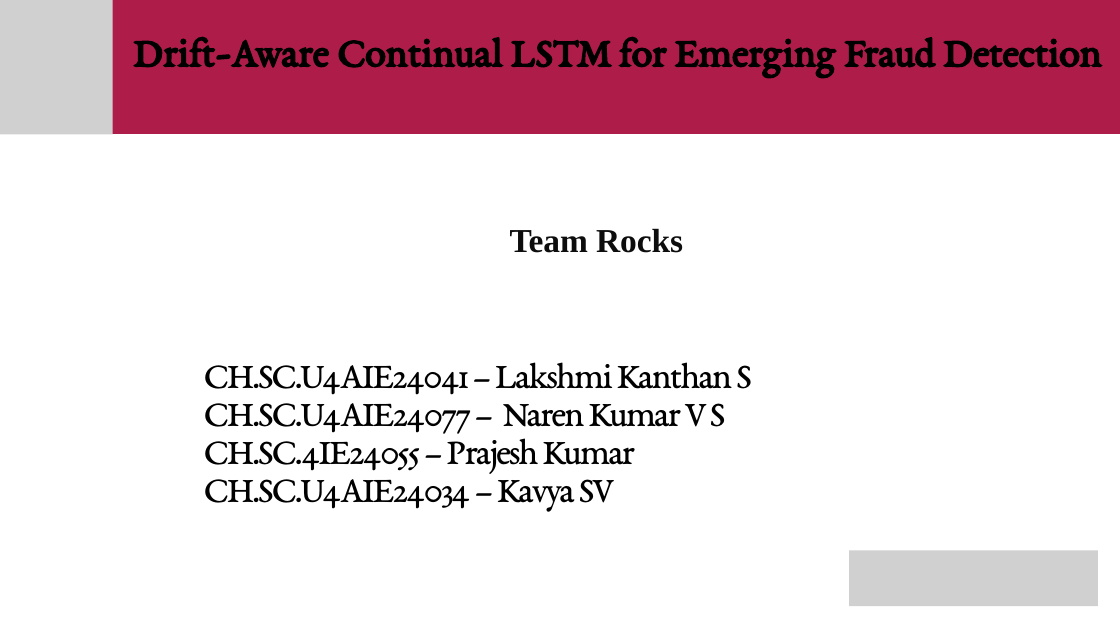
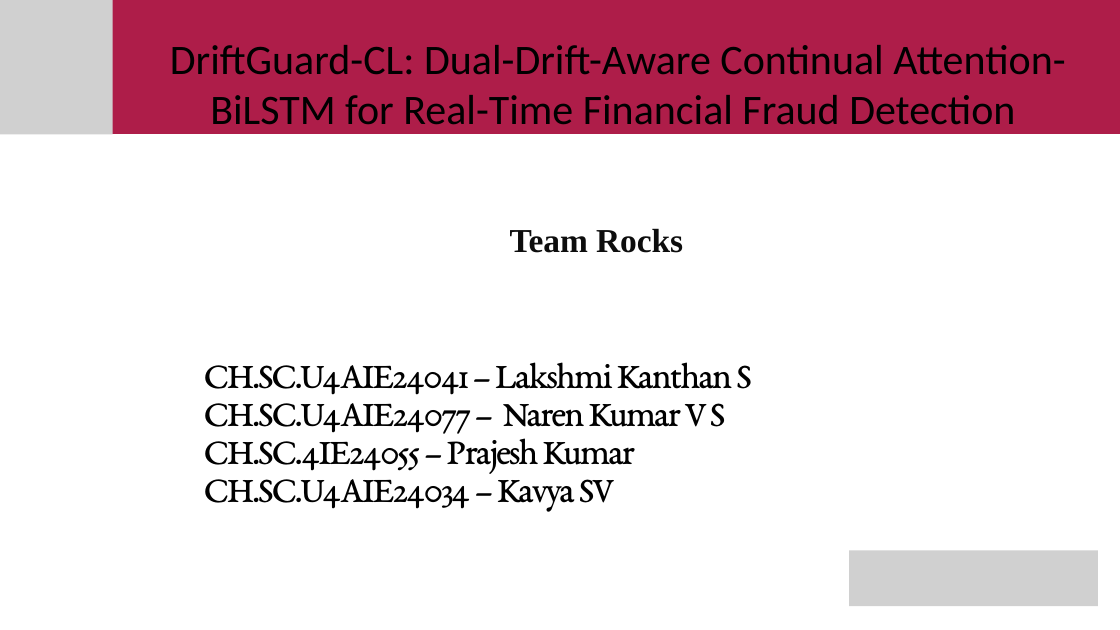
Before and after one commit to LakshmiKanthan07/Drift-Aware-Continual-LSTM-for-Emerging-Fraud-Detection, a slide deck: slide 1 of reports and ppts/ppt2.pptx. Drawn at 1120x630 pixels with LibreOffice and Linux fonts; fonts in the diff are those of the drawing; grey boxes stand for pictures. Boxes give left, top, right and bottom in pixels: in the first picture for what was removed or moved away, otherwise in the second. Text is boxed around its words. In the diff, an @@ line names an element or a change of style, - is before the commit and + after.

```diff
--- a/reports and ppts/ppt2.pptx
+++ b/reports and ppts/ppt2.pptx
@@ text at (170,45,1065,135): text changed; font EB Garamond to Calibri; bold off @@
-Drift-Aware Continual LSTM for Emerging Fraud Detection
+DriftGuard-CL: Dual-Drift-Aware Continual Attention-BiLSTM for Real-Time Financial Fraud Detection
```
Also in this commit, not shown: 18 other files.
